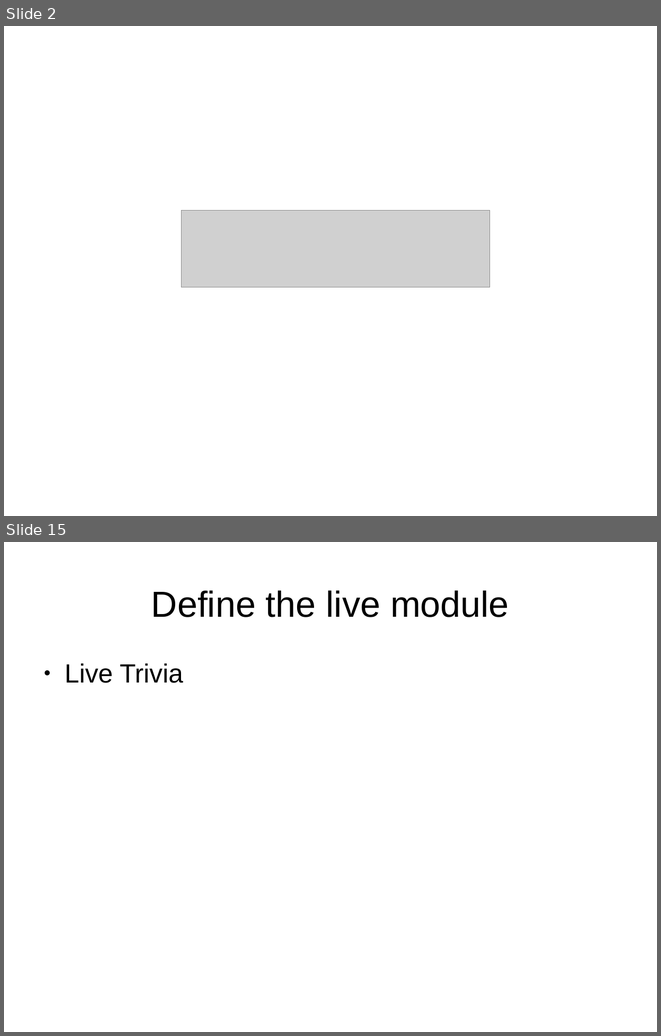
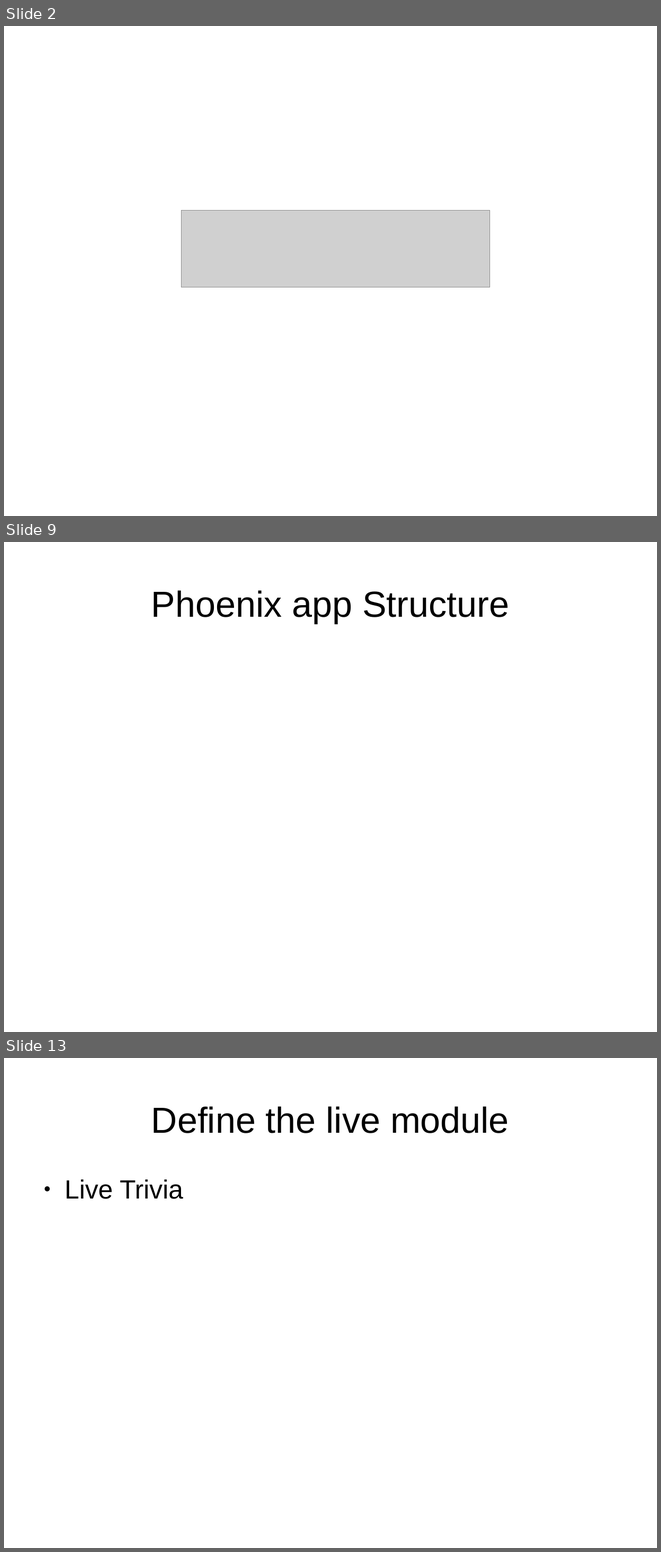
Before and after one commit to ramortegui/talks, a slide deck: odps/elixir-reactive-app.odp. Shown one above the other, each under a label of ours: slides 2 and 15 before the commit, slides 2, 9 and 13 after it; the slides between them are not shown. The pictures are 661x1036 and 661x1552 pixels, drawn with LibreOffice and Linux fonts; fonts in the diff are those of the drawing; grey boxes stand for pictures. Boxes give left, top, right and bottom in pixels: in the first picture for what was removed or moved away, otherwise in the second. Text is boxed around its words. In the diff, an @@ line names an element or a change of style, - is before the commit and + after.

```diff
--- a/odps/elixir-reactive-app.odp
+++ b/odps/elixir-reactive-app.odp
@@ slide 9 added at [4,542,657,1032], background #FFFFFF @@
@@ title added at [151,590,509,623], 44 pt, text #000000 @@
+Phoenix app Structure
@@ what was slide 15 is now slide 13 @@
```
Also in this commit, not shown: 10 slides changed, 3 slides removed.
